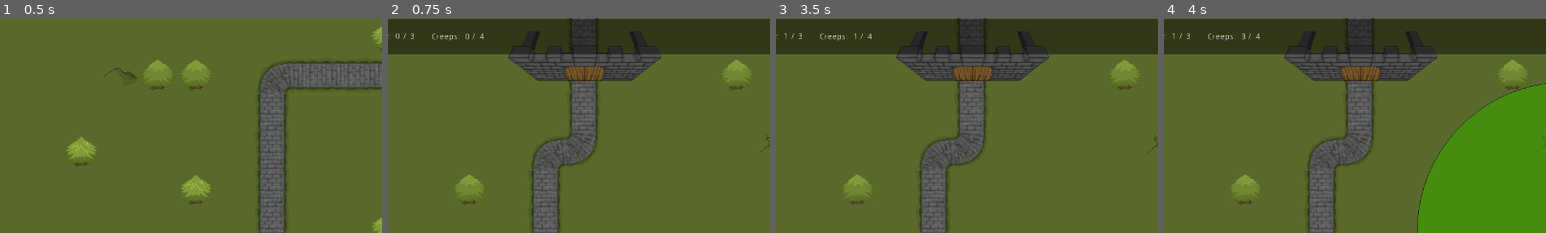
Above: before the commit, frames 1-4 (left to right).
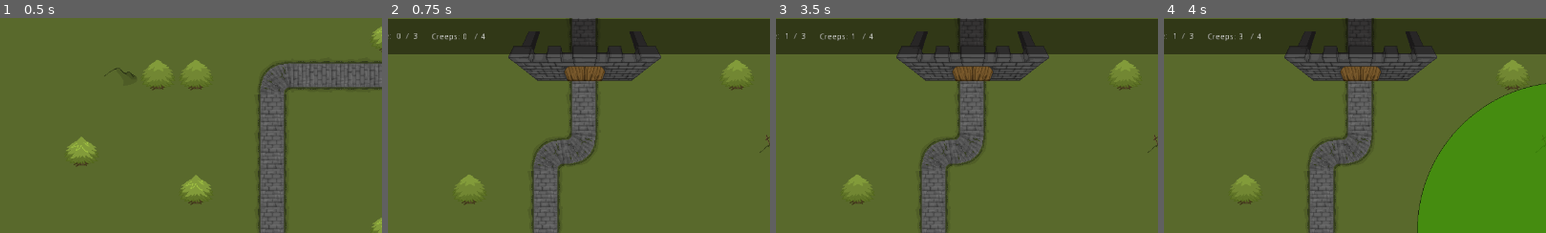
Above: after the commit, the same moments.

Repository: ld-51-game-jam/LD51-TD
Game: Godot game, scene res://src/start_menu/StartScene.tscn
The game is run twice, just before and just after one commit, with the same random seed, the same clock (stepped at 60 frames per second) and the same inputs.
Inputs (mouse positions are % of the whole screen's width and height, from its top left):
- Up to frame 1 (0.5 s): no input
- Up to frame 2 (0.75 s): click "Start" at 0.5 s
- Up to frame 3 (3.5 s): click (36, 93) at 1.25 s; click (36, 93) at 2 s; click (36, 93) at 2.75 s
- Up to frame 4 (4 s): tap Enter (ui_accept) at 3.5, 3.77 s; move the mouse to (72, 45) at 3.52 s; click (72, 45) at 3.67 s
The pictures show only the part of the screen within x 22-72%, y 0-50%; the shares and areas given below are measured in that part.

Frame 1 is identical in both runs. In frame 2, 0.2% of the frame differs, in the area x 2-26%, y 7-11%; in frame 3, 0.1%; in frame 4, 0.1%.
Error in both runs: Invalid set index 'rect_position' (on base: 'null instance') with value of type 'Vector2'. (res://src/levels/UI.gd:26)

Commit message:
gold / ui update

Diff:
--- a/src/enemies/Enemy.gd
+++ b/src/enemies/Enemy.gd
@@ -106,11 +106,6 @@
 		emit_signal("add_money")
 
 
-func _on_Enemy_add_money():
-	var gold: Label = get_tree().get_root().get_node("World/UI/HUD/InfoBar/Gold")
-	gold.text = String(int(gold.text) + 1)
-
-
-func _on_CollisionShape2D_child_entered_tree(node):
-	print(node)
-	pass # Replace with function body.
+func _on_Enemy_add_money() -> void:
+	GameData.gold += 1
+	get_tree().get_root().get_node('World').update_label(GameData.gold, "Gold")
--- a/src/levels/LevelOne.tscn
+++ b/src/levels/LevelOne.tscn
@@ -549,23 +549,23 @@
 margin_top = 1.0
 margin_right = 324.0
 margin_bottom = 59.0
-text = "Wave:     / "
+text = "Wave:      / "
 align = 1
 valign = 1
 
 [node name="Wave" type="Label" parent="UI/HUD/InfoBar"]
-margin_left = 299.0
+margin_left = 301.0
 margin_top = 1.0
-margin_right = 339.0
+margin_right = 341.0
 margin_bottom = 59.0
 text = "0"
 align = 1
 valign = 1
 
 [node name="MaxWave" type="Label" parent="UI/HUD/InfoBar"]
-margin_left = 324.0
+margin_left = 329.0
 margin_top = 1.0
-margin_right = 364.0
+margin_right = 369.0
 margin_bottom = 59.0
 text = "0"
 align = 1
@@ -578,19 +578,19 @@
 margin_top = 24.0
 margin_right = 423.962
 margin_bottom = 38.0
-text = "Creeps:     /"
+text = "Creeps:      /"
 
 [node name="Creeps" type="Label" parent="UI/HUD/InfoBar"]
-margin_left = 432.0
+margin_left = 428.0
 margin_top = 24.0
-margin_right = 440.0
+margin_right = 436.0
 margin_bottom = 38.0
 text = "0"
 
 [node name="MaxCreeps" type="Label" parent="UI/HUD/InfoBar"]
-margin_left = 456.0
+margin_left = 458.0
 margin_top = 24.0
-margin_right = 472.0
+margin_right = 474.0
 margin_bottom = 38.0
 text = "0"
 
